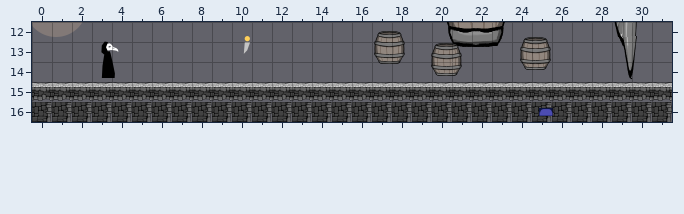
Tiled map (JSON): Physics/Physics/assets/test7.tmj. That is the earlier state.
Cells are 300x300 px. Shown: x 0..31, y 12..16.
Once edited:
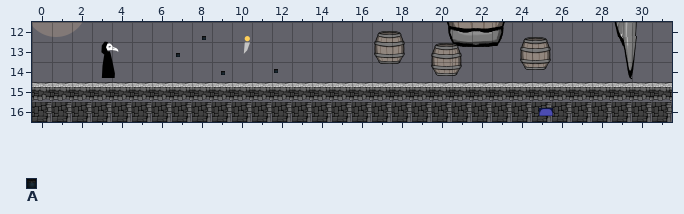
Key: from "backgroundAssets": A 10 "light".
Objects are placed by their top-left corner, in cells (3,4 is the top-left corner of cell 3,4); size is 1x1 cell unless given.
The exact change:
Layer "player":
added: A "light" at 8.5,12.7 size 0.2x0.2
added: A "light" at 7.2,13.6 size 0.2x0.2
added: A "light" at 12.1,14.4 size 0.2x0.2
added: A "light" at 9.5,14.5 size 0.2x0.2
Pixel boxes of the changes (left, top, right, bottom) in both pictures:
added: (202, 36, 206, 40)
added: (176, 53, 180, 57)
added: (274, 69, 278, 73)
added: (221, 71, 225, 75)
